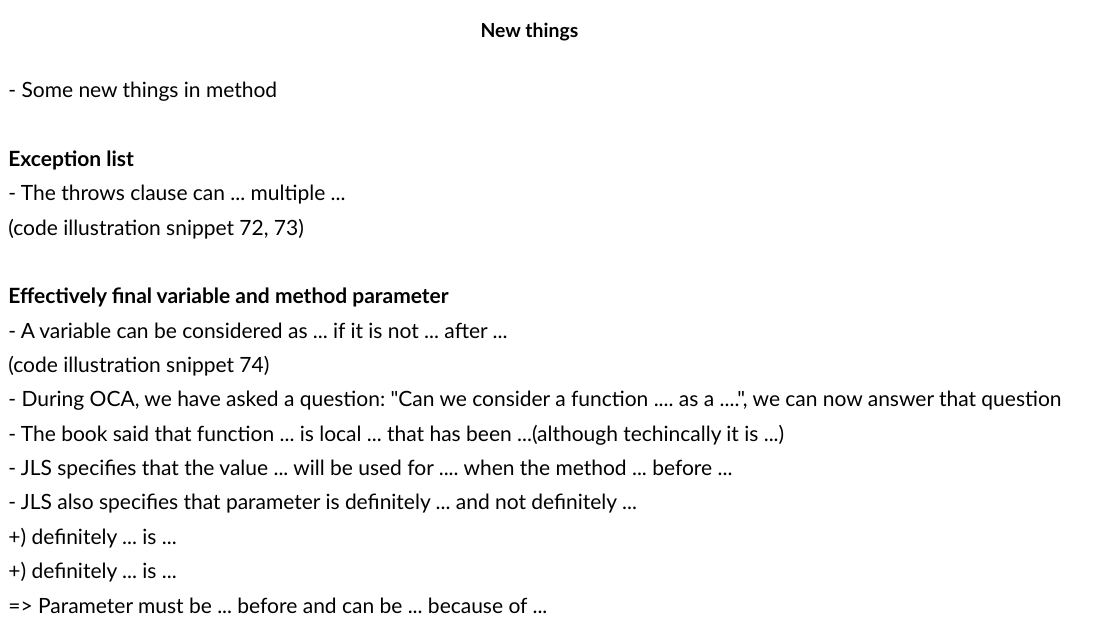
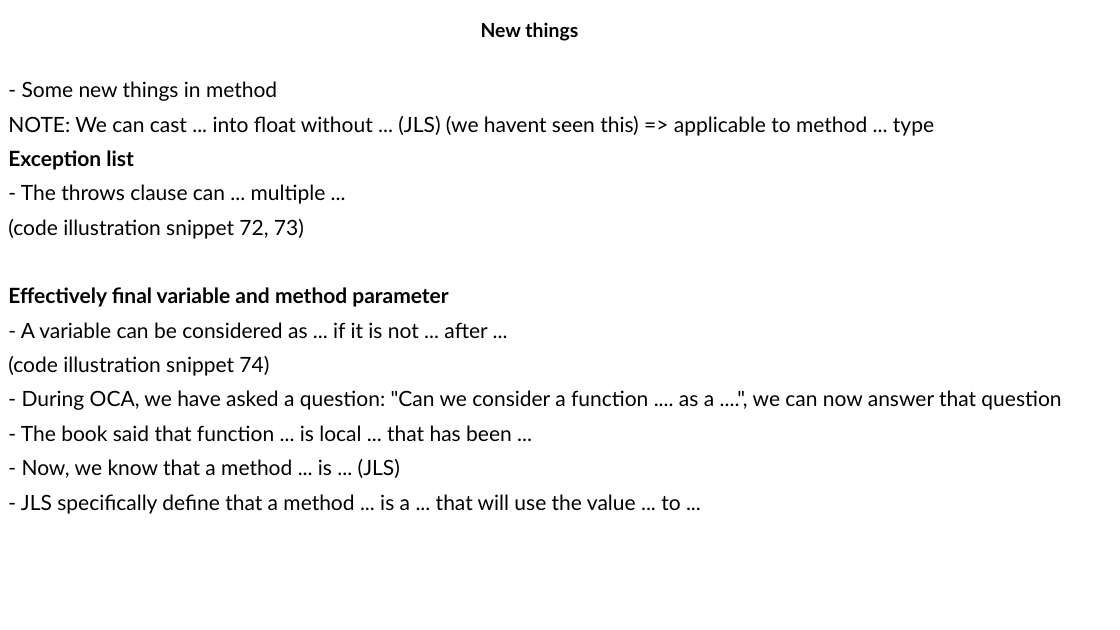
Before and after one commit to MaiDinhVinh/CS-Java, a slide deck: slide 27 of OCP17/old progress/JSE17 Migration.pptx. Drawn at 1120x630 pixels with LibreOffice and Linux fonts; fonts in the diff are those of the drawing. Boxes give left, top, right and bottom in pixels: in the first picture for what was removed or moved away, otherwise in the second. Text is boxed around its words. In the diff, an @@ line names an element or a change of style, - is before the commit and + after.

```diff
--- a/OCP17/old progress/JSE17 Migration.pptx
+++ b/OCP17/old progress/JSE17 Migration.pptx
@@ text at [8, 116, 934, 136]: paragraph added @@
+NOTE: We can cast ... into float without ... (JLS) (we havent seen this) => applicable to method ... type
@@ text at [21, 425, 680, 514]: text changed @@
-- The book said that function ... is local ... that has been ...(although techincally it is ...)
-- JLS specifies that the value ... will be used for .... when the method ... before ...
-- JLS also specifies that parameter is definitely ... and not definitely ...
-+) definitely ... is ...
-+) definitely ... is ...
-=> Parameter must be ... before and can be ... because of ...
+- The book said that function ... is local ... that has been ...
+- Now, we know that a method ... is ... (JLS)
+- JLS specifically define that a method ... is a ... that will use the value ... to ...
```
Also in this commit, not shown: 4 other slides changed.
